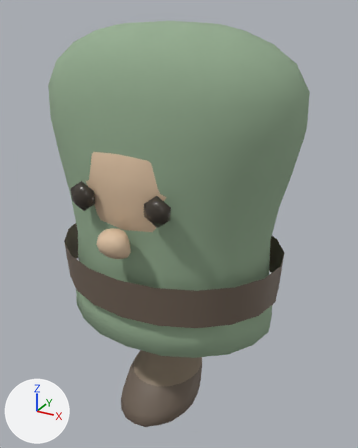
Before and after pictures for a commit that changed the glTF model assets/models/human.glb.
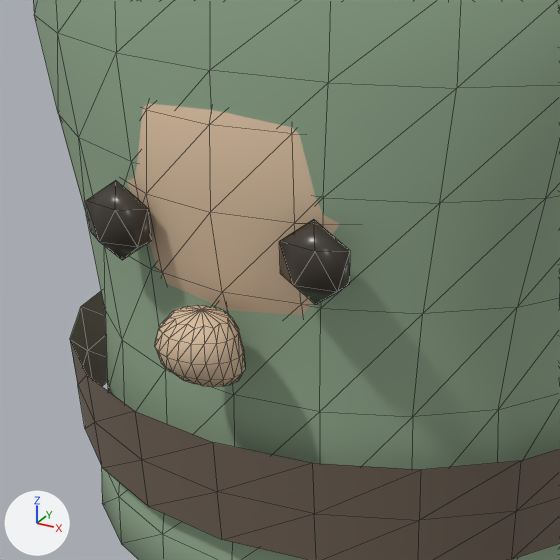
Old and new are each drawn whole from a camera (50 mm lens) standing at (0.46, -0.803, 0.322) and looking at (0.017, 0.003, -0.081) and again close up on the part from 11% to 70% of the width and 25% to 73% of the height. Lighting does not change. The marker at lower left points along +X, +Y and +Z. The older version's two pictures come first. The close-ups show mesh edges as thin lines. Vertices at exactly the same position are counted once.

In view in the first close-up: 'Belt', 'EyeL', 'EyeR', 'Head', 'Nose', 'Torso'.
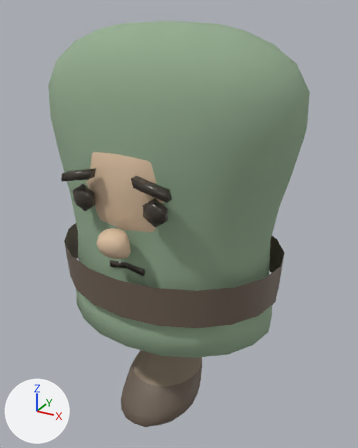
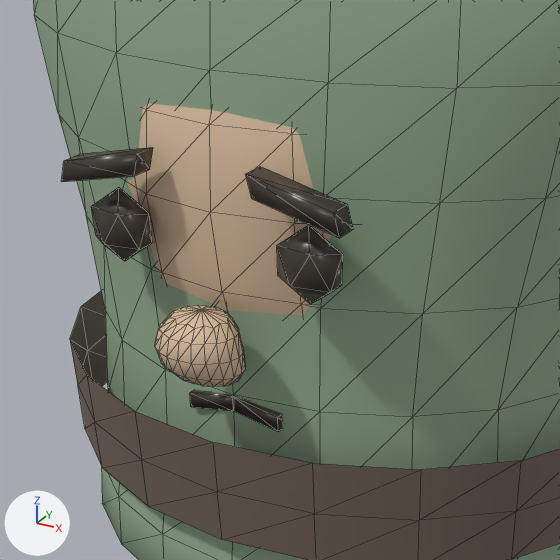
Boxes (x1, y1, x2, y2) around the edits, measured in the close-ups (560 x 560 px):
'EyeR', reshaped (68% wider, 207% taller): before (279, 219, 350, 305); after (233, 166, 353, 432)
'EyeL', reshaped (157% wider, 227% taller): before (86, 180, 152, 260); after (62, 147, 233, 411)
part 1 of me_eye, built on: before (86, 180, 152, 260); after (62, 147, 153, 261)
part 2 of me_eye, added: after (190, 390, 233, 411)
part 3 of me_eye_001, reshaped: before (279, 219, 350, 305); after (246, 166, 353, 304)
part 4 of me_eye_001, added: after (233, 396, 282, 432)

What changed in the scene script:
```text
Change me_eye:
    used by ob_eyel; location = (0.0, 0.0, 0.0)
    verts and faces of me_eye; kept vertices keep their numbers, new ones are numbered from 12
    remove me_eye.from_pydata(...)  # 12 vertices, 20 faces; spans x -0.1..-0.05, y -0.1869..-0.1631, z -0.008..0.048
    add me_eye.from_pydata(...)  # 28 vertices, 44 faces; spans x -0.1039..0.0, y -0.194..-0.15, z -0.1147..0.0763
    me_eye part 1: the whole mesh is rebuilt
    me_eye part 2
    add verts[20] = (-0.036, -0.162, -0.1147)  # pixel (190, 406)
    add verts[21] = (-0.036, -0.162, -0.1037)  # pixel (189, 392)
    add verts[22] = (-0.036, -0.15, -0.1147)
    add verts[23] = (-0.036, -0.15, -0.1037)
    add for new, old in zip([*range(24, 28)], [*range(20, 24)]): verts[new] = verts[old] + (0.036, 0.0, 0.0064)
    add faces += [(20, 21, 23), (20, 23, 22), (22, 23, 27), (22, 27, 26), (25, 26, 27), (24, 26, 25)]
    add faces += [(21, 24, 25), (20, 24, 21), (22, 26, 24), (20, 22, 24), (21, 27, 23), (21, 25, 27)]
Change me_eye_001:
    used by ob_eyer; location = (0.0, 0.0, 0.0)
    verts and faces of me_eye_001; kept vertices keep their numbers, new ones are numbered from 12
    remove me_eye_001.from_pydata(...)  # 12 vertices, 20 faces; spans x 0.05..0.1, y -0.1869..-0.1631, z -0.008..0.048
    add me_eye_001.from_pydata(...)  # 28 vertices, 44 faces; spans x 0.0..0.1039, y -0.194..-0.15, z -0.1147..0.0763
    me_eye_001 part 3: the whole mesh is rebuilt
    me_eye_001 part 4
    add verts[20] = (0.0, -0.162, -0.1083)  # pixel (233, 410)
    add verts[21] = (0.0, -0.162, -0.0973)  # pixel (232, 396)
    add verts[22] = (0.0, -0.15, -0.1083)
    add verts[23] = (0.0, -0.15, -0.0973)
    add for new, old in zip([*range(24, 28)], [*range(20, 24)]): verts[new] = verts[old] + (0.036, 0.0, -0.0064)
    add faces += [(20, 21, 23), (20, 23, 22), (22, 23, 27), (22, 27, 26), (25, 26, 27), (24, 26, 25)]
    add faces += [(21, 24, 25), (20, 24, 21), (22, 26, 24), (20, 22, 24), (21, 27, 23), (21, 25, 27)]
```
